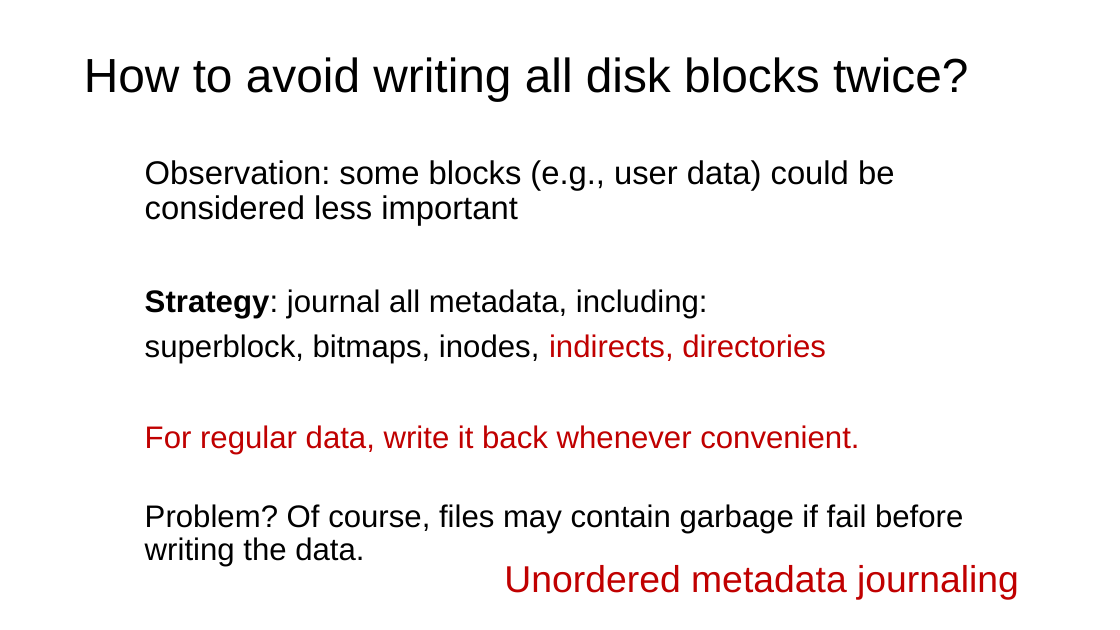
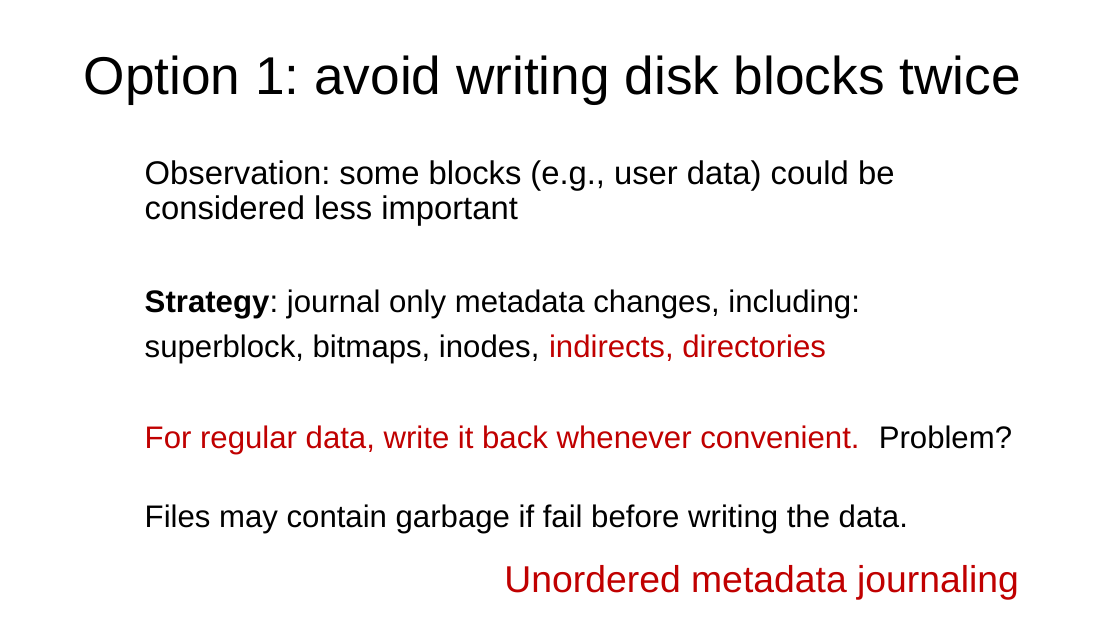
Before and after one commit to ngsrinivas/coursegen, a slide deck: slide 57 of ex/416-F23/staging/416-F23/lectures/13-crash-consistency.pptx (slide 58 before the commit). Drawn at 1120x630 pixels with LibreOffice and Linux fonts; fonts in the diff are those of the drawing. Boxes give left, top, right and bottom in pixels: in the first picture for what was removed or moved away, otherwise in the second. Text is boxed around its words. In the diff, an @@ line names an element or a change of style, - is before the commit and + after.

```diff
--- a/ex/416-F23/staging/416-F23/lectures/13-crash-consistency.pptx
+++ b/ex/416-F23/staging/416-F23/lectures/13-crash-consistency.pptx
@@ title at box(84, 55, 1021, 104): text changed; size 41 to 45.6 pt @@
-How to avoid writing all disk blocks twice?
+Option 1: avoid writing disk blocks twice
@@ text at box(145, 289, 860, 318): text changed @@
-Strategy: journal all metadata, including:
+Strategy: journal only metadata changes, including:
@@ text at box(145, 425, 1012, 533): text changed @@
-For regular data, write it back whenever convenient.
-Problem? Of course, files may contain garbage if fail before writing the data.
+For regular data, write it back whenever convenient. Problem?
+Files may contain garbage if fail before writing the data.
```
Also in this commit, not shown: 28 other slides changed, 1 slide removed, 1 other file.
